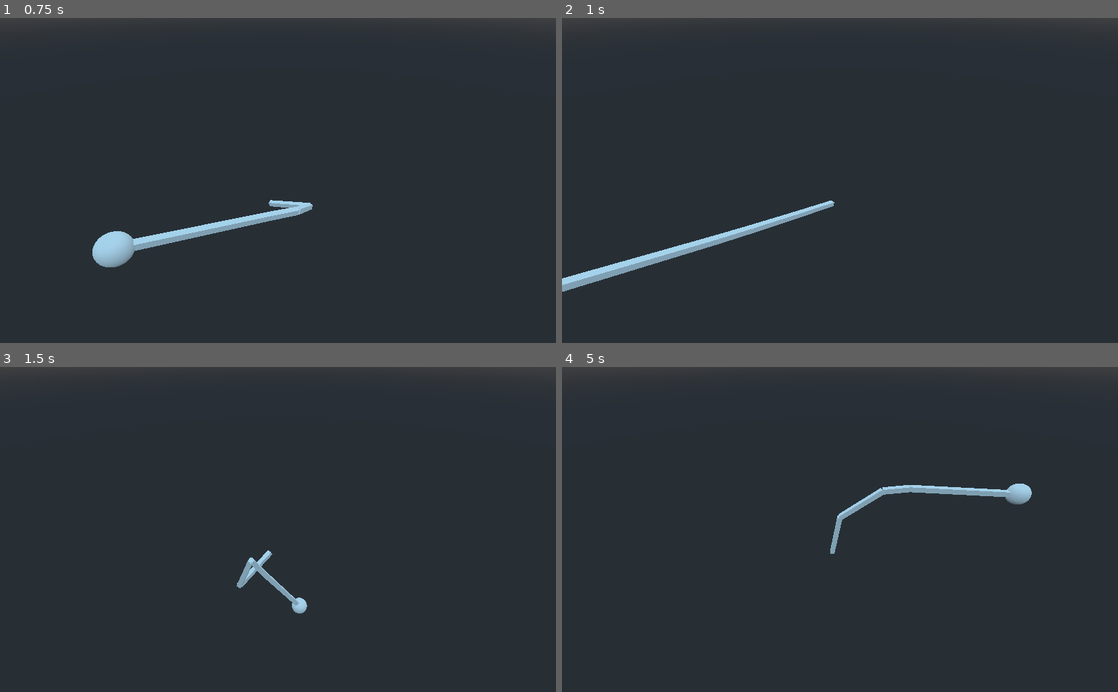
Above: before the commit, frames 1-4 (two rows, left to right).
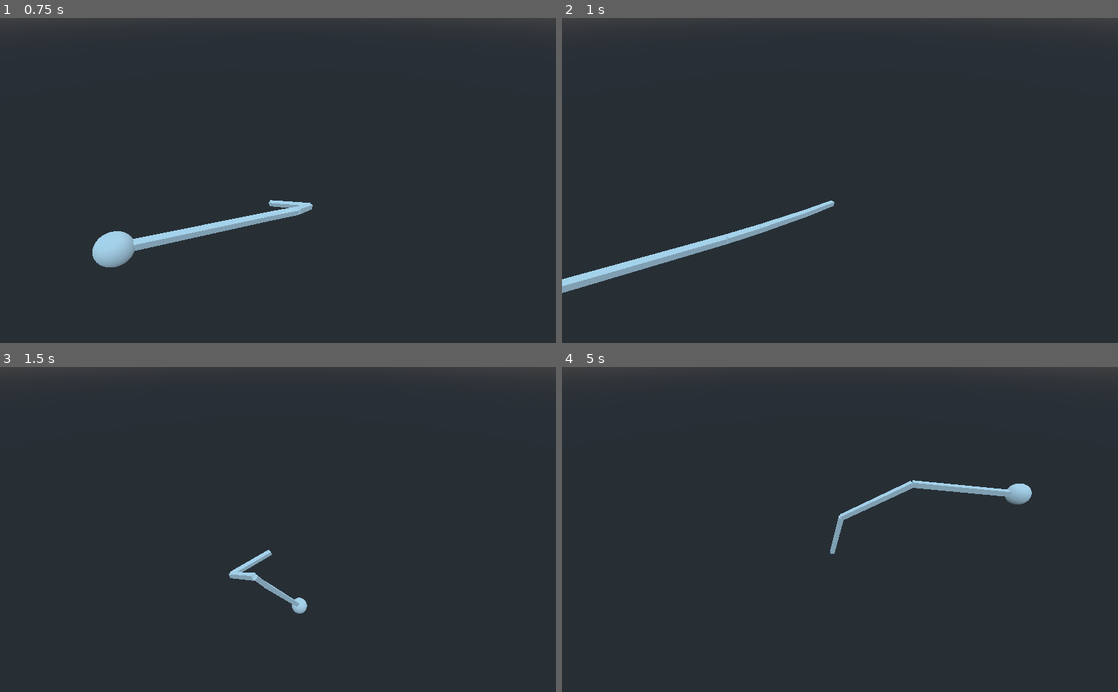
Above: after the commit, the same moments.

Repository: QuentinDaveau/IK-test
Game: Godot game, scene res://stresstest.tscn
The game is run twice, just before and just after one commit, with the same random seed, the same clock (stepped at 60 frames per second) and the same inputs. This scene is started directly instead of the project's main scene.
Inputs:
- Up to frame 1 (0.75 s): no input
- Up to frame 2 (1 s): no input
- Up to frame 3 (1.5 s): no input
- Up to frame 4 (5 s): no input

Frame 1 is identical in both runs. In frame 2, 0.8% of the frame differs, in the area x 0-49%, y 56-85%; in frame 3, 0.5%; in frame 4, 0.8%, in the area x 48-81%, y 34-57%.

Commit message:
Clean IK code

Diff:
--- /dev/null
+++ b/CleanIKTest.tscn
@@ -0,0 +1,143 @@
+[gd_scene load_steps=15 format=2]
+
+[ext_resource path="res://clean_ik.gd" type="Script" id=1]
+[ext_resource path="res://ik_joint.gd" type="Script" id=2]
+
+[sub_resource type="Resource" id=9]
+script = ExtResource( 2 )
+target_transform = NodePath("Arm")
+weight = 1.0
+constraints = Vector3( 0, 0, 0 )
+
+[sub_resource type="Resource" id=10]
+script = ExtResource( 2 )
+target_transform = NodePath("Arm/Bone1")
+weight = 1.0
+constraints = Vector3( 0, 0, 0 )
+
+[sub_resource type="Resource" id=11]
+script = ExtResource( 2 )
+target_transform = NodePath("Arm/Bone1/Bone2")
+weight = 1.0
+constraints = Vector3( 0, 0, 0 )
+
+[sub_resource type="Resource" id=12]
+script = ExtResource( 2 )
+target_transform = NodePath("Arm/Bone1/Bone2/Bone3")
+weight = 1.0
+constraints = Vector3( 0, 0, 0 )
+
+[sub_resource type="Resource" id=13]
+script = ExtResource( 2 )
+target_transform = NodePath("Arm/Bone1/Bone2/Bone3/Bone4")
+weight = 1.0
+constraints = Vector3( 0, 0, 0 )
+
+[sub_resource type="CubeMesh" id=1]
+size = Vector3( 0.1, 0.1, 1 )
+
+[sub_resource type="CubeMesh" id=2]
+size = Vector3( 0.1, 0.1, 1 )
+
+[sub_resource type="CubeMesh" id=3]
+size = Vector3( 0.1, 0.1, 0.5 )
+
+[sub_resource type="CubeMesh" id=4]
+size = Vector3( 0.1, 0.1, 2 )
+
+[sub_resource type="SphereMesh" id=6]
+radius = 0.2
+height = 0.4
+
+[sub_resource type="Animation" id=7]
+length = 0.001
+tracks/0/type = "value"
+tracks/0/path = NodePath("Target:translation")
+tracks/0/interp = 1
+tracks/0/loop_wrap = true
+tracks/0/imported = false
+tracks/0/enabled = true
+tracks/0/keys = {
+"times": PoolRealArray( 0 ),
+"transitions": PoolRealArray( 1 ),
+"update": 0,
+"values": [ Vector3( 0, 1.51893, -3.53311 ) ]
+}
+
+[sub_resource type="Animation" id=8]
+resource_name = "test"
+length = 5.0
+loop = true
+tracks/0/type = "value"
+tracks/0/path = NodePath("Target:translation")
+tracks/0/interp = 1
+tracks/0/loop_wrap = true
+tracks/0/imported = false
+tracks/0/enabled = true
+tracks/0/keys = {
+"times": PoolRealArray( 0, 1, 2, 3, 4 ),
+"transitions": PoolRealArray( 1, 1, 1, 1, 1 ),
+"update": 0,
+"values": [ Vector3( 0, 1.51893, -3.53311 ), Vector3( 3, 1.43, 3.436 ), Vector3( -2.446, -4.824, -4.925 ), Vector3( 1.051, 0.418, 0.138 ), Vector3( 0, 4.68626, 6.33143 ) ]
+}
+
+[node name="IKTest" type="Node"]
+script = ExtResource( 1 )
+_target_path = NodePath("Target")
+_joints = [ SubResource( 9 ), SubResource( 10 ), SubResource( 11 ), SubResource( 12 ), SubResource( 13 ) ]
+
+[node name="Arm" type="Spatial" parent="."]
+
+[node name="MeshInstance" type="MeshInstance" parent="Arm"]
+transform = Transform( 1, 0, 0, 0, 1, 0, 0, 0, 1, 0, 0, -0.5 )
+mesh = SubResource( 1 )
+material/0 = null
+
+[node name="Bone1" type="Spatial" parent="Arm"]
+transform = Transform( 1, 0, 0, 0, 1, 0, 0, 0, 1, 0, 0, -1 )
+
+[node name="MeshInstance2" type="MeshInstance" parent="Arm/Bone1"]
+transform = Transform( 1, 0, 0, 0, 1, 0, 0, 0, 1, 0, 0, -0.5 )
+mesh = SubResource( 2 )
+skeleton = NodePath("../..")
+material/0 = null
+
+[node name="Bone2" type="Spatial" parent="Arm/Bone1"]
+transform = Transform( 1, 0, 0, 0, 1, 0, 0, 0, 1, 0, 0, -1 )
+
+[node name="MeshInstance3" type="MeshInstance" parent="Arm/Bone1/Bone2"]
+transform = Transform( 1, 0, 0, 0, 1, 0, 0, 0, 1, 0, 0, -0.25 )
+mesh = SubResource( 3 )
+skeleton = NodePath("../../..")
+material/0 = null
+
+[node name="Bone3" type="Spatial" parent="Arm/Bone1/Bone2"]
+transform = Transform( 1, 0, 0, 0, 1, 0, 0, 0, 1, 0, 0, -0.5 )
+
+[node name="MeshInstance4" type="MeshInstance" parent="Arm/Bone1/Bone2/Bone3"]
+transform = Transform( 1, 0, 0, 0, 1, 0, 0, 0, 1, 0, 0, -1 )
+mesh = SubResource( 4 )
+skeleton = NodePath("../../../..")
+material/0 = null
+
+[node name="Bone4" type="Spatial" parent="Arm/Bone1/Bone2/Bone3"]
+transform = Transform( 1, 0, 0, 0, 1, 0, 0, 0, 1, 0, 0, -2 )
+
+[node name="Target" type="Spatial" parent="."]
+transform = Transform( 1, 0, 0, 0, 1, 0, 0, 0, 1, 0, 1.51893, -3.53311 )
+__meta__ = {
+"_edit_group_": true
+}
+
+[node name="MeshInstance" type="MeshInstance" parent="Target"]
+mesh = SubResource( 6 )
+material/0 = null
+
+[node name="Camera" type="Camera" parent="."]
+transform = Transform( -3.4206e-08, -0.622597, 0.782543, -2.72146e-08, 0.782543, 0.622597, -1, -1.77636e-15, -4.37114e-08, 3.84309, 3.72351, -0.177386 )
+size = 10.0
+
+[node name="AnimationPlayer" type="AnimationPlayer" parent="."]
+autoplay = "test"
+anims/RESET = SubResource( 7 )
+anims/test = SubResource( 8 )
--- /dev/null
+++ b/clean_ik.gd
@@ -0,0 +1,109 @@
+extends Node
+
+
+"""
+Cleaner IK class
+"""
+
+
+export(int) var _max_resolves: int = 4 # A resolve is a forward and backward pass
+export(float) var _min_accepted_dist: float = 0.1
+export(NodePath) var _target_path
+
+# Array of IkJoint
+export(Array, Resource) var _joints
+
+var _target: Spatial
+
+var _joints_spatials := []
+var _joints_distances := []
+
+
+
+func _ready() -> void:
+	_setup_joints()
+
+
+
+func _process(delta: float) -> void:
+	_resolve_ik()
+
+
+
+func _resolve_ik() -> void:
+	# Getting the joints positions, and adding the root and target positions as well
+	# So the only 'true' values that we will use are from joints[1] to joints[-2]
+	var joints_pos := [_joints_spatials[0].global_transform.origin]
+	for joint in _joints_spatials:
+		joints_pos.append(joint.global_transform.origin)
+	joints_pos.append(_target.global_transform.origin)
+
+	# Resolving the IK
+	for i in range(_max_resolves):
+		_forward_pass(joints_pos)
+		_backward_pass(joints_pos)
+		if _is_close_to_target(joints_pos):
+			break
+	_apply_to_joints(joints_pos)
+
+
+
+func _forward_pass(var positions: Array) -> void:
+	for j in range(positions.size() - 2, 0, -1):
+		var dir: Vector3 = positions[j + 1].direction_to(positions[j])
+		positions[j] = positions[j + 1] + dir * _joints_distances[j + 1]
+
+
+
+func _backward_pass(var positions: Array) -> void:
+	for j in range(1, positions.size() - 1):
+		var dir: Vector3 = positions[j - 1].direction_to(positions[j])
+		positions[j] = positions[j - 1] + dir * _joints_distances[j]
+
+
+
+func _is_close_to_target(var positions: Array) -> bool:
+	return positions[-2].distance_to(positions[-1]) <= _min_accepted_dist
+
+
+
+func _apply_to_joints(var positions: Array) -> void:
+	for r in range(1, positions.size() - 2):
+		_joints_spatials[r - 1].global_transform.origin = positions[r]
+		_joints_spatials[r - 1].global_transform.basis = _joints_spatials[r - 1].global_transform.looking_at(positions[r + 1], Vector3.UP).basis
+
+
+
+
+func _setup_joints() -> void:
+	_target = get_node(_target_path)
+
+	for joint in _joints:
+		_joints_spatials.append(get_node(joint.target_transform))
+
+	_joints_distances.clear()
+	for i in range(1, _joints_spatials.size()):
+		_joints_distances.append(_joints_spatials[i].global_transform.origin.distance_to(_joints_spatials[i - 1].global_transform.origin))
+
+	# Adding extra distances for respectively target (x2) and root bones
+	_joints_distances.push_front(0)
+	_joints_distances.push_front(0)
+	_joints_distances.append(0)
+
+
+
+class JointData:
+	var _joint: Spatial
+	var _data: IkJoint
+
+	var _position
+	var _previous_position
+
+
+	func refresh_position() -> void:
+		_position = _joint.global_transform.origin
+
+
+	func set_position(var position: Vector3) -> void:
+		_previous_position = _position
+		_position = position
--- /dev/null
+++ b/ik_joint.gd
@@ -0,0 +1,16 @@
+extends Resource
+class_name IkJoint
+
+"""
+Simple data structure to hold properties of an IK joint
+"""
+
+
+export(NodePath) var target_transform
+
+# A weight of 1 means that the joint will fully bend to reach its target per resolve
+# A weight of 0 means that the joint will not bend (no movement at all)
+export(float, 0, 1) var weight = 1
+
+# Bend angle constraints in euler angles (relative to the forward of the joint)
+export(Vector3) var constraints = Vector3.ZERO
--- a/project.godot
+++ b/project.godot
@@ -7,6 +7,16 @@
 ;   param=value ; assign values to parameters
 
 config_version=4
+
+_global_script_classes=[ {
+"base": "Resource",
+"class": "IkJoint",
+"language": "GDScript",
+"path": "res://ik_joint.gd"
+} ]
+_global_script_class_icons={
+"IkJoint": ""
+}
 
 [application]
 
--- a/stresstest.tscn
+++ b/stresstest.tscn
@@ -1,207 +1,305 @@
 [gd_scene load_steps=2 format=2]
 
-[ext_resource path="res://IKTest.tscn" type="PackedScene" id=1]
+[ext_resource path="res://CleanIKTest.tscn" type="PackedScene" id=1]
 
 [node name="Spatial" type="Spatial"]
 
 [node name="IKTest" parent="." instance=ExtResource( 1 )]
+_max_resolves = 1
 
 [node name="IKTest2" parent="." instance=ExtResource( 1 )]
+_max_resolves = 1
 
 [node name="IKTest3" parent="." instance=ExtResource( 1 )]
+_max_resolves = 1
 
 [node name="IKTest4" parent="." instance=ExtResource( 1 )]
+_max_resolves = 1
 
 [node name="IKTest5" parent="." instance=ExtResource( 1 )]
+_max_resolves = 1
 
 [node name="IKTest6" parent="." instance=ExtResource( 1 )]
+_max_resolves = 1
 
 [node name="IKTest7" parent="." instance=ExtResource( 1 )]
+_max_resolves = 1
 
 [node name="IKTest8" parent="." instance=ExtResource( 1 )]
+_max_resolves = 1
 
 [node name="IKTest9" parent="." instance=ExtResource( 1 )]
+_max_resolves = 1
 
 [node name="IKTest10" parent="." instance=ExtResource( 1 )]
+_max_resolves = 1
 
 [node name="IKTest11" parent="." instance=ExtResource( 1 )]
+_max_resolves = 1
 
 [node name="IKTest12" parent="." instance=ExtResource( 1 )]
+_max_resolves = 1
 
 [node name="IKTest13" parent="." instance=ExtResource( 1 )]
+_max_resolves = 1
 
 [node name="IKTest14" parent="." instance=ExtResource( 1 )]
+_max_resolves = 1
 
 [node name="IKTest15" parent="." instance=ExtResource( 1 )]
+_max_resolves = 1
 
 [node name="IKTest16" parent="." instance=ExtResource( 1 )]
+_max_resolves = 1
 
 [node name="IKTest17" parent="." instance=ExtResource( 1 )]
+_max_resolves = 1
 
 [node name="IKTest18" parent="." instance=ExtResource( 1 )]
+_max_resolves = 1
 
 [node name="IKTest19" parent="." instance=ExtResource( 1 )]
+_max_resolves = 1
 
 [node name="IKTest20" parent="." instance=ExtResource( 1 )]
+_max_resolves = 1
 
 [node name="IKTest21" parent="." instance=ExtResource( 1 )]
+_max_resolves = 1
 
 [node name="IKTest22" parent="." instance=ExtResource( 1 )]
+_max_resolves = 1
 
 [node name="IKTest23" parent="." instance=ExtResource( 1 )]
+_max_resolves = 1
 
 [node name="IKTest24" parent="." instance=ExtResource( 1 )]
+_max_resolves = 1
 
 [node name="IKTest25" parent="." instance=ExtResource( 1 )]
+_max_resolves = 1
 
 [node name="IKTest26" parent="." instance=ExtResource( 1 )]
+_max_resolves = 1
 
 [node name="IKTest27" parent="." instance=ExtResource( 1 )]
+_max_resolves = 1
 
 [node name="IKTest28" parent="." instance=ExtResource( 1 )]
+_max_resolves = 1
 
 [node name="IKTest29" parent="." instance=ExtResource( 1 )]
+_max_resolves = 1
 
 [node name="IKTest30" parent="." instance=ExtResource( 1 )]
+_max_resolves = 1
 
 [node name="IKTest31" parent="." instance=ExtResource( 1 )]
+_max_resolves = 1
 
 [node name="IKTest32" parent="." instance=ExtResource( 1 )]
+_max_resolves = 1
 
 [node name="IKTest33" parent="." instance=ExtResource( 1 )]
+_max_resolves = 1
 
 [node name="IKTest34" parent="." instance=ExtResource( 1 )]
+_max_resolves = 1
 
 [node name="IKTest35" parent="." instance=ExtResource( 1 )]
+_max_resolves = 1
 
 [node name="IKTest36" parent="." instance=ExtResource( 1 )]
+_max_resolves = 1
 
 [node name="IKTest37" parent="." instance=ExtResource( 1 )]
+_max_resolves = 1
 
 [node name="IKTest38" parent="." instance=ExtResource( 1 )]
+_max_resolves = 1
 
 [node name="IKTest39" parent="." instance=ExtResource( 1 )]
+_max_resolves = 1
 
 [node name="IKTest40" parent="." instance=ExtResource( 1 )]
+_max_resolves = 1
 
 [node name="IKTest41" parent="." instance=ExtResource( 1 )]
+_max_resolves = 1
 
 [node name="IKTest42" parent="." instance=ExtResource( 1 )]
+_max_resolves = 1
 
 [node name="IKTest43" parent="." instance=ExtResource( 1 )]
+_max_resolves = 1
 
 [node name="IKTest44" parent="." instance=ExtResource( 1 )]
+_max_resolves = 1
 
 [node name="IKTest45" parent="." instance=ExtResource( 1 )]
+_max_resolves = 1
 
 [node name="IKTest46" parent="." instance=ExtResource( 1 )]
+_max_resolves = 1
 
 [node name="IKTest47" parent="." instance=ExtResource( 1 )]
+_max_resolves = 1
 
 [node name="IKTest48" parent="." instance=ExtResource( 1 )]
+_max_resolves = 1
 
 [node name="IKTest49" parent="." instance=ExtResource( 1 )]
+_max_resolves = 1
 
 [node name="IKTest50" parent="." instance=ExtResource( 1 )]
+_max_resolves = 1
 
 [node name="IKTest51" parent="." instance=ExtResource( 1 )]
+_max_resolves = 1
 
 [node name="IKTest52" parent="." instance=ExtResource( 1 )]
+_max_resolves = 1
 
 [node name="IKTest53" parent="." instance=ExtResource( 1 )]
+_max_resolves = 1
 
 [node name="IKTest54" parent="." instance=ExtResource( 1 )]
+_max_resolves = 1
 
 [node name="IKTest55" parent="." instance=ExtResource( 1 )]
+_max_resolves = 1
 
 [node name="IKTest56" parent="." instance=ExtResource( 1 )]
+_max_resolves = 1
 
 [node name="IKTest57" parent="." instance=ExtResource( 1 )]
+_max_resolves = 1
 
 [node name="IKTest58" parent="." instance=ExtResource( 1 )]
+_max_resolves = 1
 
 [node name="IKTest59" parent="." instance=ExtResource( 1 )]
+_max_resolves = 1
 
 [node name="IKTest60" parent="." instance=ExtResource( 1 )]
+_max_resolves = 1
 
 [node name="IKTest61" parent="." instance=ExtResource( 1 )]
+_max_resolves = 1
 
 [node name="IKTest62" parent="." instance=ExtResource( 1 )]
+_max_resolves = 1
 
 [node name="IKTest63" parent="." instance=ExtResource( 1 )]
+_max_resolves = 1
 
 [node name="IKTest64" parent="." instance=ExtResource( 1 )]
+_max_resolves = 1
 
 [node name="IKTest65" parent="." instance=ExtResource( 1 )]
+_max_resolves = 1
 
 [node name="IKTest66" parent="." instance=ExtResource( 1 )]
+_max_resolves = 1
 
 [node name="IKTest67" parent="." instance=ExtResource( 1 )]
+_max_resolves = 1
 
 [node name="IKTest68" parent="." instance=ExtResource( 1 )]
+_max_resolves = 1
 
 [node name="IKTest69" parent="." instance=ExtResource( 1 )]
+_max_resolves = 1
 
 [node name="IKTest70" parent="." instance=ExtResource( 1 )]
+_max_resolves = 1
 
 [node name="IKTest71" parent="." instance=ExtResource( 1 )]
+_max_resolves = 1
 
 [node name="IKTest72" parent="." instance=ExtResource( 1 )]
+_max_resolves = 1
 
 [node name="IKTest73" parent="." instance=ExtResource( 1 )]
+_max_resolves = 1
 
 [node name="IKTest74" parent="." instance=ExtResource( 1 )]
+_max_resolves = 1
 
 [node name="IKTest75" parent="." instance=ExtResource( 1 )]
+_max_resolves = 1
 
 [node name="IKTest76" parent="." instance=ExtResource( 1 )]
+_max_resolves = 1
 
 [node name="IKTest77" parent="." instance=ExtResource( 1 )]
+_max_resolves = 1
 
 [node name="IKTest78" parent="." instance=ExtResource( 1 )]
+_max_resolves = 1
 
 [node name="IKTest79" parent="." instance=ExtResource( 1 )]
+_max_resolves = 1
 
 [node name="IKTest80" parent="." instance=ExtResource( 1 )]
+_max_resolves = 1
 
 [node name="IKTest81" parent="." instance=ExtResource( 1 )]
+_max_resolves = 1
 
 [node name="IKTest82" parent="." instance=ExtResource( 1 )]
+_max_resolves = 1
 
 [node name="IKTest83" parent="." instance=ExtResource( 1 )]
+_max_resolves = 1
 
 [node name="IKTest84" parent="." instance=ExtResource( 1 )]
+_max_resolves = 1
 
 [node name="IKTest85" parent="." instance=ExtResource( 1 )]
+_max_resolves = 1
 
 [node name="IKTest86" parent="." instance=ExtResource( 1 )]
+_max_resolves = 1
 
 [node name="IKTest87" parent="." instance=ExtResource( 1 )]
+_max_resolves = 1
 
 [node name="IKTest88" parent="." instance=ExtResource( 1 )]
+_max_resolves = 1
 
 [node name="IKTest89" parent="." instance=ExtResource( 1 )]
+_max_resolves = 1
 
 [node name="IKTest90" parent="." instance=ExtResource( 1 )]
+_max_resolves = 1
 
 [node name="IKTest91" parent="." instance=ExtResource( 1 )]
+_max_resolves = 1
 
 [node name="IKTest92" parent="." instance=ExtResource( 1 )]
+_max_resolves = 1
 
 [node name="IKTest93" parent="." instance=ExtResource( 1 )]
+_max_resolves = 1
 
 [node name="IKTest94" parent="." instance=ExtResource( 1 )]
+_max_resolves = 1
 
 [node name="IKTest95" parent="." instance=ExtResource( 1 )]
+_max_resolves = 1
 
 [node name="IKTest96" parent="." instance=ExtResource( 1 )]
+_max_resolves = 1
 
 [node name="IKTest97" parent="." instance=ExtResource( 1 )]
+_max_resolves = 1
 
 [node name="IKTest98" parent="." instance=ExtResource( 1 )]
+_max_resolves = 1
 
 [node name="IKTest99" parent="." instance=ExtResource( 1 )]
+_max_resolves = 1
 
 [node name="IKTest100" parent="." instance=ExtResource( 1 )]
-
-[node name="IKTest101" parent="." instance=ExtResource( 1 )]
+_max_resolves = 1
